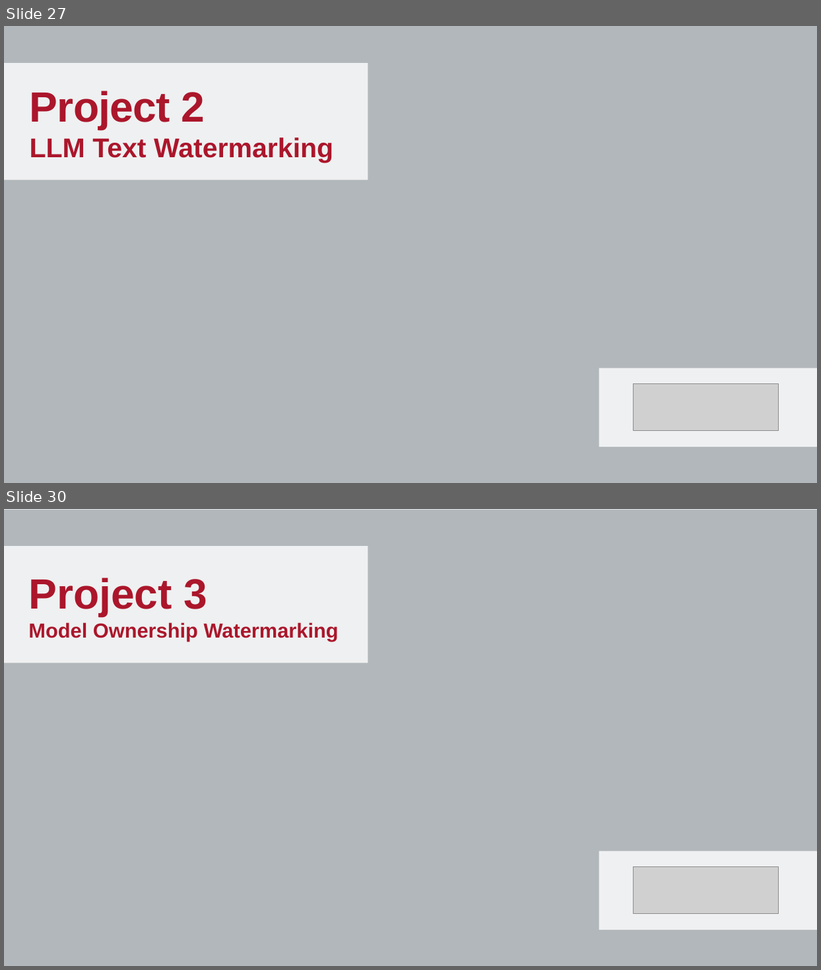
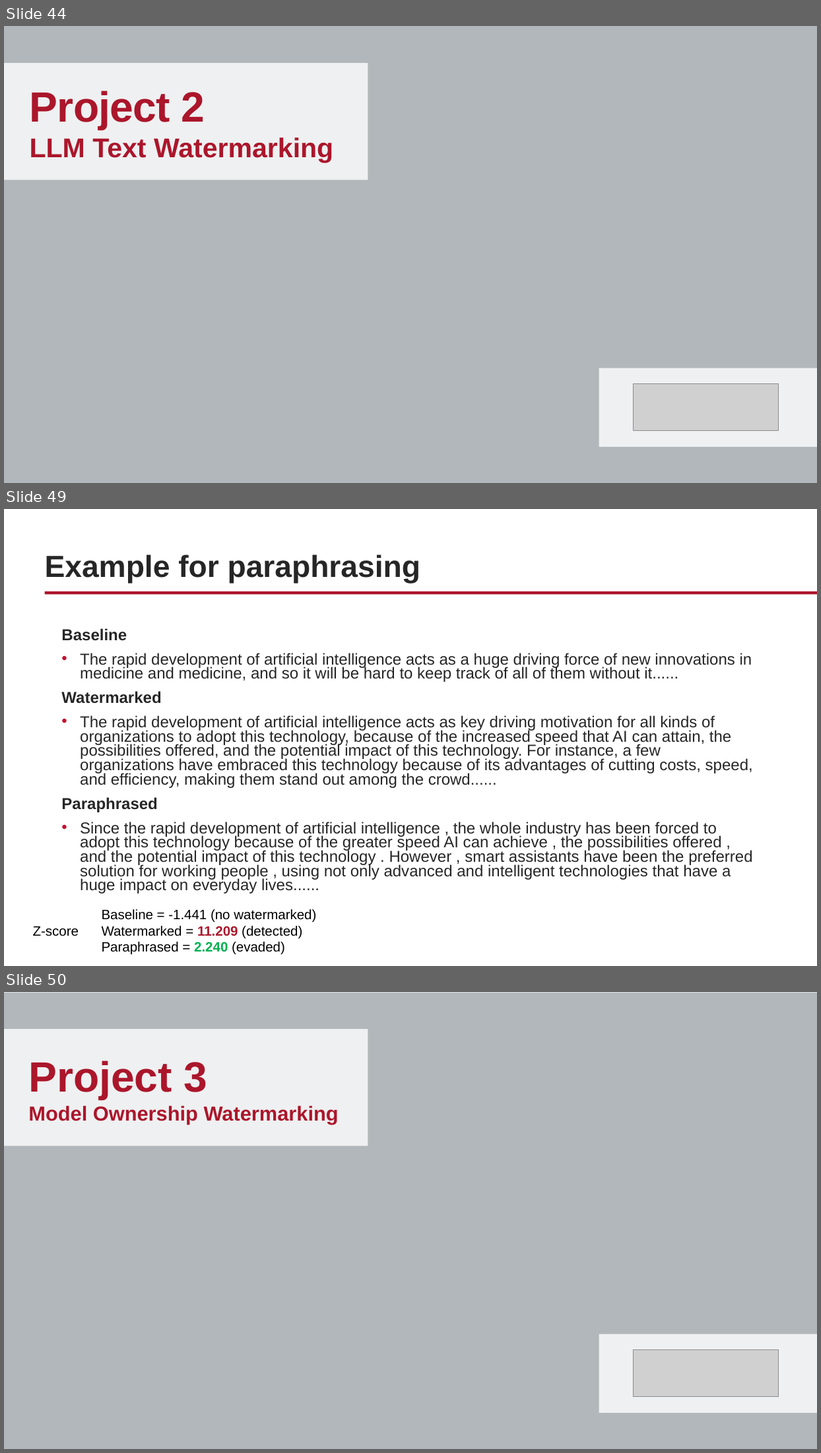
Before and after one commit to WPI-LIONS-Group/NAIRR-Workshops, a slide deck: 2.2/2.2 NAIRR Workshop.pptx. Shown one above the other, each under a label of ours: slides 27 and 30 before the commit, slides 44, 49 and 50 after it; the slides between them are not shown. The pictures are 821x970 and 821x1453 pixels, drawn with LibreOffice and Linux fonts; fonts in the diff are those of the drawing; grey boxes stand for pictures; background and template pictures are left out. Boxes give left, top, right and bottom in pixels: in the first picture for what was removed or moved away, otherwise in the second. Text is boxed around its words. In the diff, an @@ line names an element or a change of style, - is before the commit and + after.

```diff
--- a/2.2/2.2 NAIRR Workshop.pptx
+++ b/2.2/2.2 NAIRR Workshop.pptx
@@ slide 49 added at [4, 509, 817, 966], background #FFFFFF; not listed: 1 template element that a slide beside it also shows @@
@@ title added at [45, 555, 420, 584], 36 pt, text #272626, bold @@
+Example for paraphrasing
@@ text added at [61, 628, 753, 894], 18.7 pt, text #272626 @@
+Baseline
+• The rapid development of artificial intelligence acts as a huge driving force of new innovations in medicine and medicine, and so it will be hard to keep track of all of them without it......
+Watermarked
+• The rapid development of artificial intelligence acts as key driving motivation for all kinds of organizations to adopt this technology, because of the increased speed that AI can attain, the possibilities offered, and the potential impact of this technology. For instance, a few organizations have embraced this technology because of its advantages of cutting costs, speed, and efficiency, making them stand out among the crowd......
+Paraphrased
+• Since the rapid development of artificial intelligence , the whole industry has been forced to adopt this technology because of the greater speed AI can achieve , the possibilities offered , and the potential impact of this technology . However , smart assistants have been the preferred solution for working people , using not only advanced and intelligent technologies that have a huge impact on everyday lives......
@@ text added at [102, 910, 316, 955], 16 pt, text #000000 @@
+Baseline = -1.441 (no watermarked)
+Watermarked = 11.209 (detected)
+Paraphrased = 2.240 (evaded)
@@ text added at [33, 927, 79, 937], 16 pt, text #000000 @@
+Z-score
@@ what was slide 27 is now slide 44 @@
@@ what was slide 30 is now slide 50 @@
```
Also in this commit, not shown: 8 slides changed, 33 other slides added, 9 slides removed, 2 other files.
